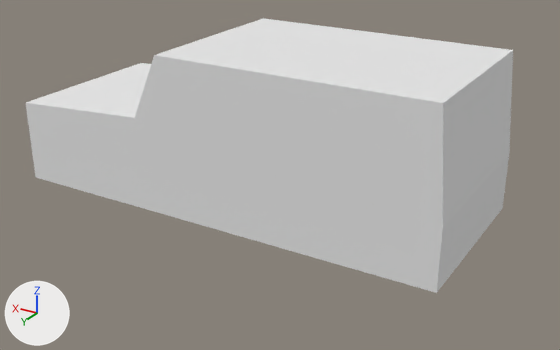
A saved change to the Blender file SDL-OpenGL-Tests-2/resources/models/vehicle new/vehicle new.blend.
Rendered twice from a 50 mm lens placed at (-2.59, 5.84, 3.22), pointed at (0.88, 0.05, 0.33). Every picture has the same lights, and +X, +Y and +Z are marked at lower left.

The first picture shows 'Base', 'Base Wheel Back Part', 'Base Wheel Front Part'.
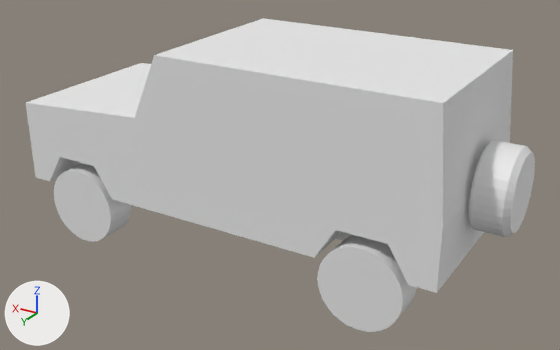
Changed parts and their boxes (x1, y1, x2, y2) in the pictures (560 x 350 px):
'Base Wheel Back Part', reshaped (7% narrower): before (162, 173, 507, 293); after (162, 179, 484, 293)
'Axis.000', shown: after (317, 235, 417, 332)
'Reserve Wheel', added: after (469, 140, 535, 237)
'Axis.003', shown: after (54, 163, 131, 242)
part 1 of me_cube_003, built on: (47, 155, 133, 205) in both
part 2 of me_cube_002, built on: (312, 228, 419, 288) in both

The change in detail:
me_cube_003 is used by ob_base_wheel_front_part; location (0.0, -0.131, 1.069).
me_cube_003 had 16 vertices, 12 faces and spanned x 1.9..3.3, y -0.73..1.0, z -1.0..-0.64.
me_cube_003 now has 32 vertices, 20 faces and spans x 1.9..3.3, y -0.73..1.0, z -1.0..-0.64.
Part 1, on me_cube_003:
3 faces are deleted.
8 vertices are added at x 2.27..3.1, y -0.73..0.6, z -1.0..-0.69.
8 new vertices lie (0.0, 0.4, 0.0) away from vertices in x 2.27..3.1, y -0.73..0.6, z -1.0..-0.69.
11 new faces join them.
me_cube_002 is used by ob_base_wheel_back_part; location (0.0, -0.131, 1.069).
me_cube_002 had 16 vertices, 12 faces and spanned x -1.0..1.63, y -0.73..1.0, z -1.0..-0.64.
me_cube_002 now has 32 vertices, 20 faces and spans x -1.0..1.63, y -0.73..1.0, z -1.0..-0.64.
Part 2, on me_cube_002:
3 faces are deleted.
8 vertices are added at x -0.77..0.06, y -0.73..0.6, z -1.0..-0.69.
8 new vertices lie (0.0, 0.4, 0.0) away from vertices in x -0.77..0.06, y -0.73..0.6, z -1.0..-0.69.
11 new faces join them.
Mesh me_cylinder is new.
It has 128 vertices, 98 faces and spans x -0.16..0.16, y -0.375..0.375, z -0.375..0.375.
Object 'Axis.003' (ob_axis_003) moves from (-0.404, 0.0, 0.0) to (2.687, 0.0, -0.108).
Object 'Axis.003' (ob_axis_003) is now shown.
Object 'Axis.000' (ob_axis_000) moves from (2.624, 0.0, 0.0) to (-0.354, 0.0, -0.108).
Object 'Axis.000' (ob_axis_000) is now shown.
Object 'Reserve Wheel' (ob_reserve_wheel) is new; it shows me_cylinder.
Its location is (-1.19, 0.0, 0.644).
